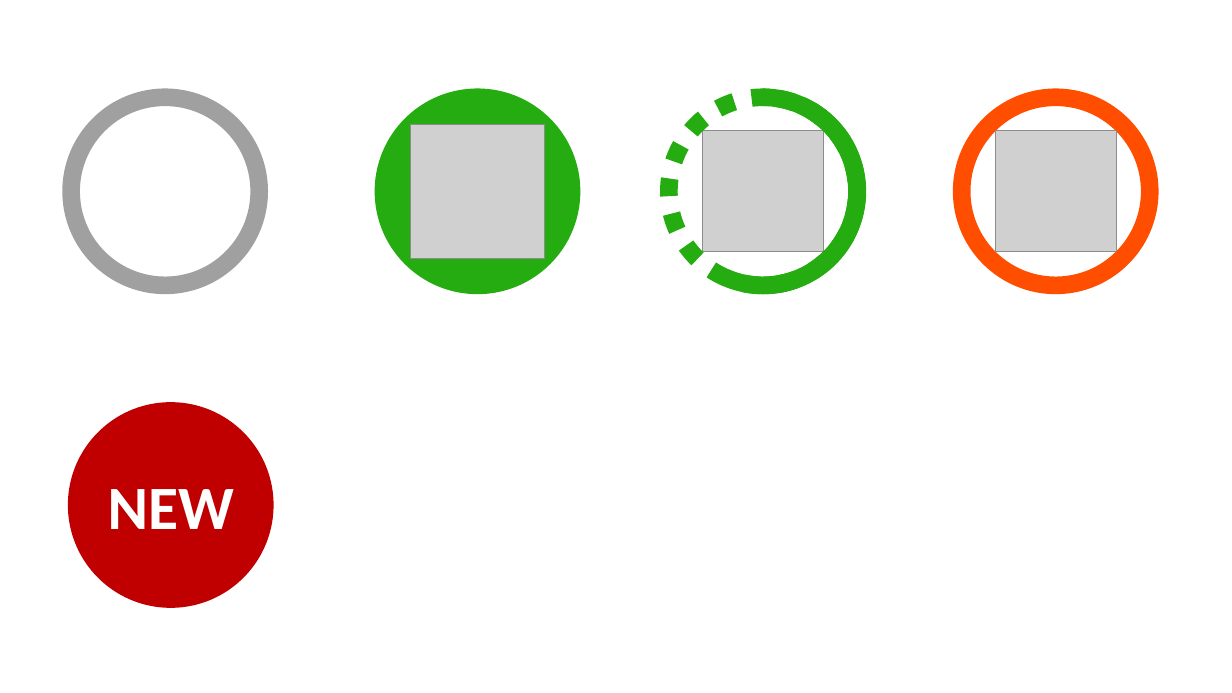
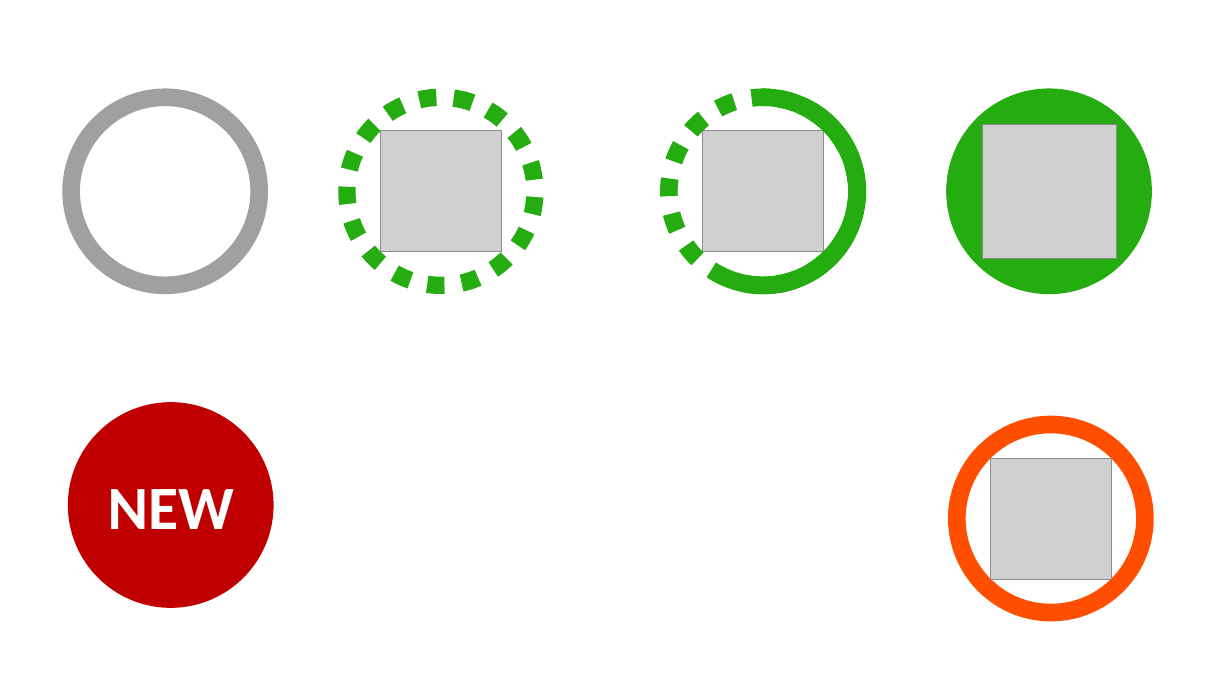
Before and after one commit to HelpMyStreet/front-end, a slide deck: slide 1 of HelpMyStreetFE/HelpMyStreetFE/src/pptx/Icons.pptx. Drawn at 1232x693 pixels with LibreOffice and Linux fonts; fonts in the diff are those of the drawing; grey boxes stand for pictures. Boxes give left, top, right and bottom in pixels: in the first picture for what was removed or moved away, otherwise in the second. Text is boxed around its words. In the diff, an @@ line names an element or a change of style, - is before the commit and + after.

```diff
--- a/HelpMyStreetFE/HelpMyStreetFE/src/pptx/Icons.pptx
+++ b/HelpMyStreetFE/HelpMyStreetFE/src/pptx/Icons.pptx
@@ ellipse added at (333,83,549,299), outline #25AC10 13.5 pt dashed @@
@@ ellipse: place and size @@
-ellipse at (384,97,572,286)
+ellipse at (956,97,1144,286)
@@ picture added at (381,131,502,252) @@
@@ picture: place and size @@
-picture at (410,125,544,259)
+picture at (982,125,1116,259)
@@ ellipse: place and size @@
-ellipse at (962,97,1151,286)
+ellipse at (958,424,1146,613)
@@ picture: place and size @@
-picture at (995,131,1116,252)
+picture at (991,458,1112,579)
```
Also in this commit, not shown: 18 other files.
